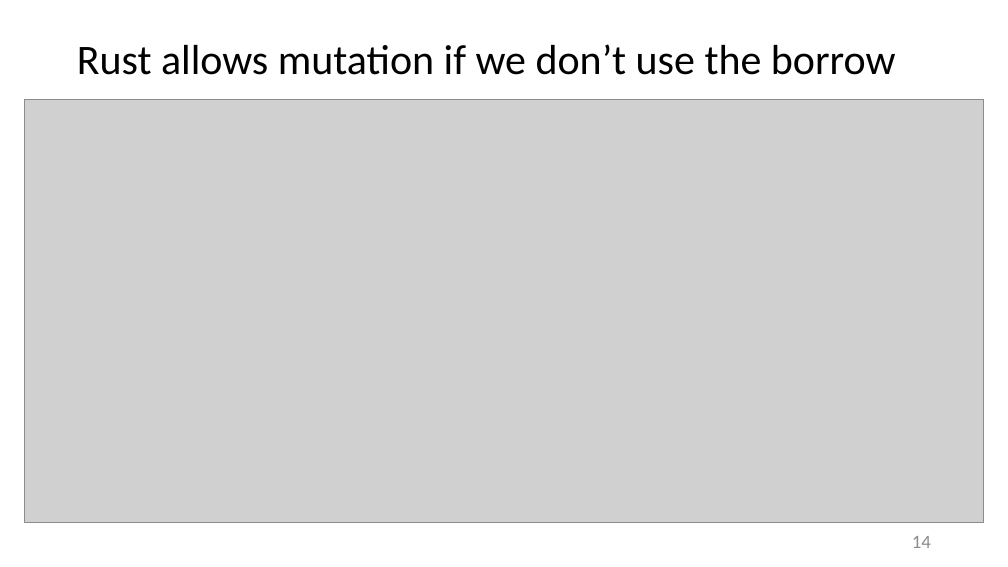
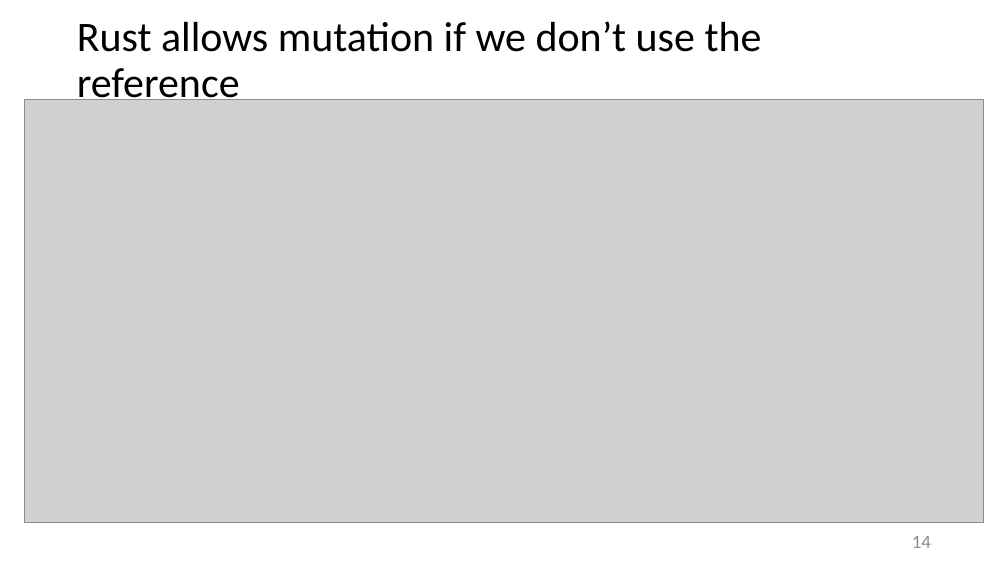
Before and after one commit to JimFawcett/JimFawcett.github.io, a slide deck: slide 14 of Resources/RustModels.pptx. Drawn at 1008x567 pixels with LibreOffice and Linux fonts; fonts in the diff are those of the drawing; grey boxes stand for pictures. Boxes give left, top, right and bottom in pixels: in the first picture for what was removed or moved away, otherwise in the second. Text is boxed around its words. In the diff, an @@ line names an element or a change of style, - is before the commit and + after.

```diff
--- a/Resources/RustModels.pptx
+++ b/Resources/RustModels.pptx
@@ title at (77,21,762,107): text changed @@
-Rust allows mutation if we don’t use the borrow
+Rust allows mutation if we don’t use the reference
```
Also in this commit, not shown: 1 other slide changed, 2 slides added, 1 other file.
